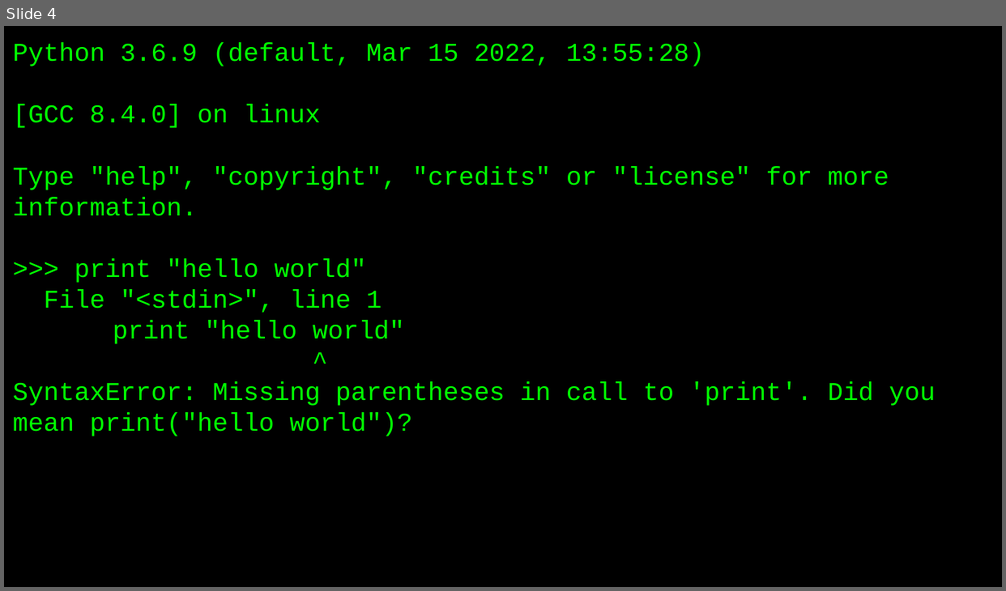
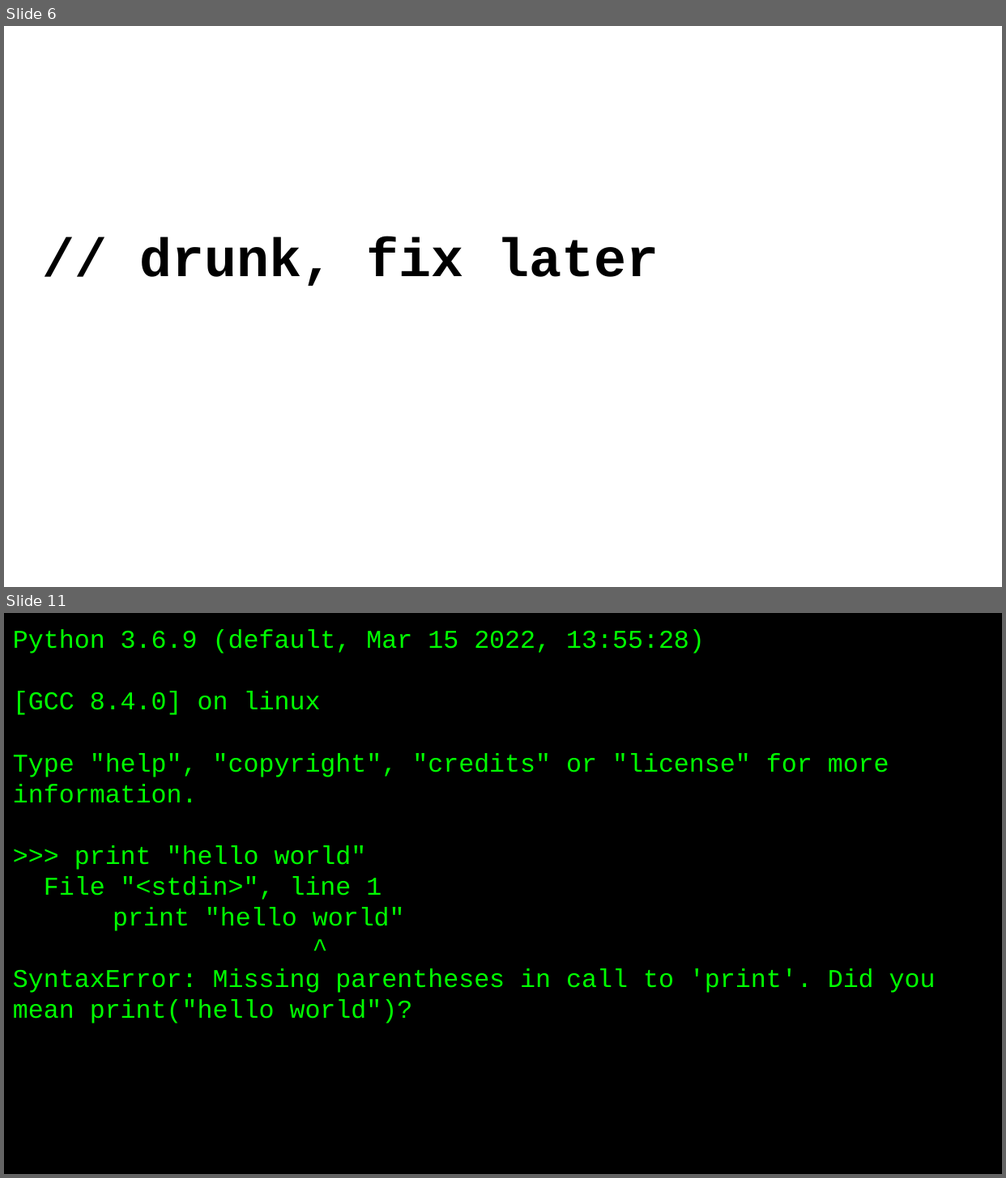
Before and after one commit to RSE-NI/qub-eeecs-python, a slide deck: 14_Sustainable _ Maintainable code.pptx. Shown one above the other, each under a label of ours: slide 4 before the commit, slides 6 and 11 after it; the slides between them are not shown. The pictures are 1006x591 and 1006x1178 pixels, drawn with LibreOffice and Linux fonts; fonts in the diff are those of the drawing. Boxes give left, top, right and bottom in pixels: in the first picture for what was removed or moved away, otherwise in the second. Text is boxed around its words. In the diff, an @@ line names an element or a change of style, - is before the commit and + after.

```diff
--- a/14_Sustainable _ Maintainable code.pptx
+++ b/14_Sustainable _ Maintainable code.pptx
@@ slide 6 added at (4, 26, 1002, 587), background #FFFFFF @@
@@ text added at (140, 237, 658, 286), 39 pt, text #000000, bold @@
+// drunk, fix later
@@ what was slide 4 is now slide 11 @@
```
Also in this commit, not shown: 6 other slides added.
